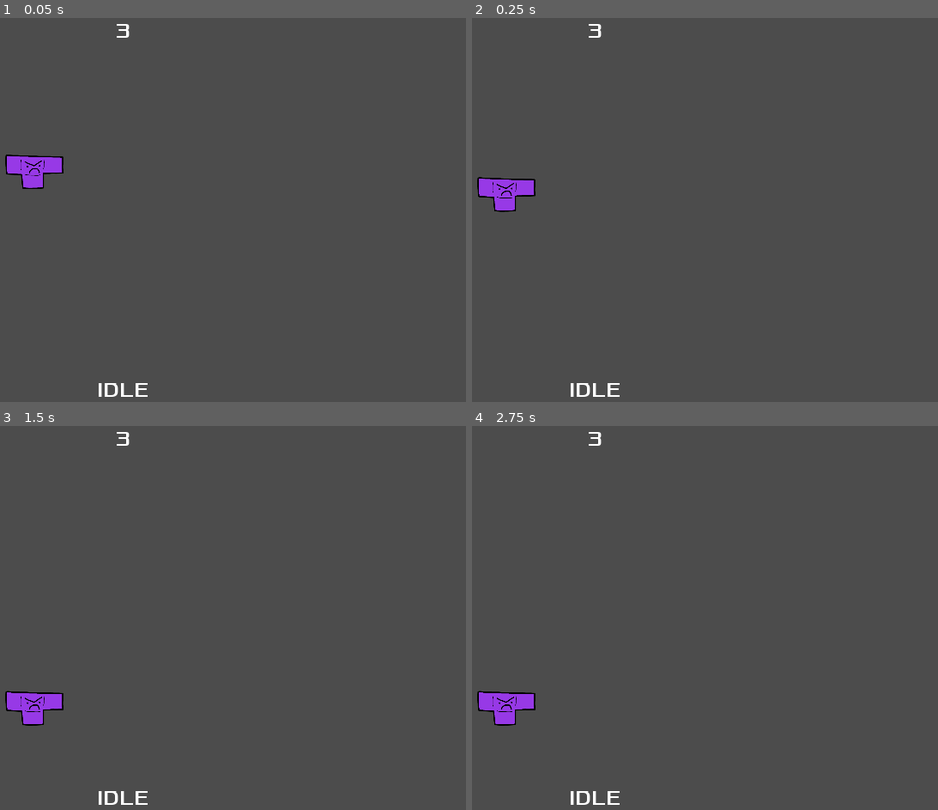
Above: before the commit, frames 1-4 (two rows, left to right).
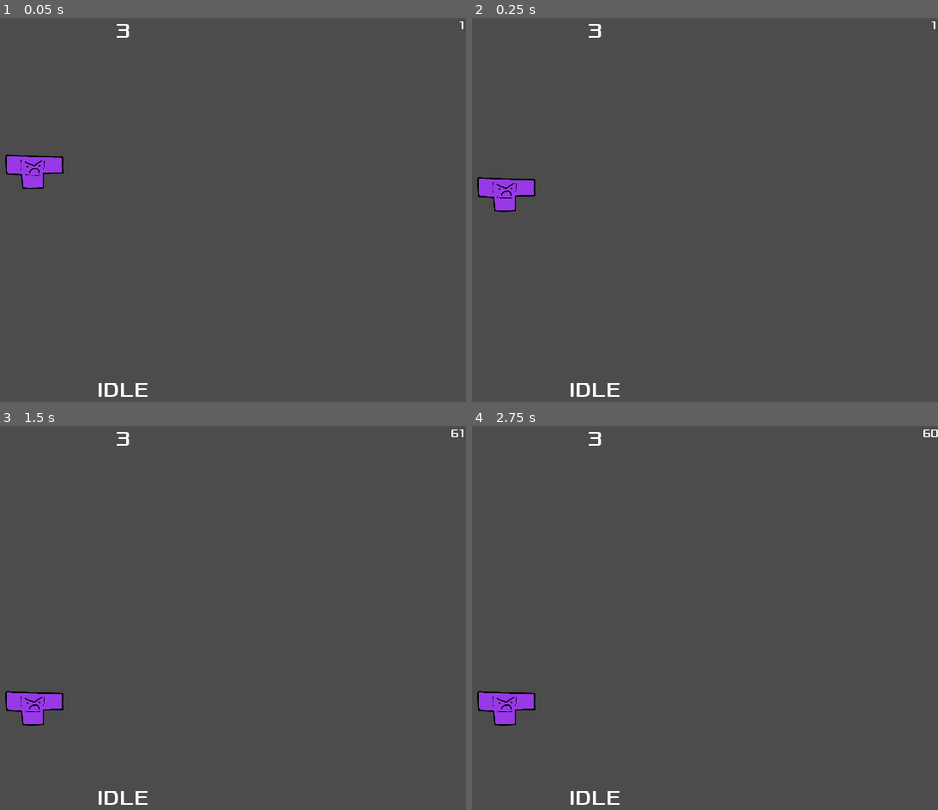
Above: after the commit, the same moments.

Repository: JustinShetty/TetrisFighterZ
Game: Godot game, scene res://Main.tscn
Same seed, same stepped clock (60 frames per second), same inputs: the game is played once before the commit and once after it.
Inputs:
- Up to frame 1 (0.05 s): no input
- Up to frame 2 (0.25 s): no input
- Up to frame 3 (1.5 s): tap Enter at 1.25 s
- Up to frame 4 (2.75 s): tap Space at 2 s

The runs differ from the first frame. In frame 1, less than 0.1% of the frame differs, in the area x 98-100%, y 0-3%; in frame 2, less than 0.1%; in frame 3, less than 0.1%; in frame 4, less than 0.1%, in the area x 96-100%, y 0-3%.

Commit message:
buffer inputs at constant 60Hz

Diff:
--- a/Player.gd
+++ b/Player.gd
@@ -7,11 +7,11 @@
 const JUMP_IMPULSE = 1000
 const GRAVITY = 2000
 
-var LR_BUFFER_SIZE = 4
+var LR_BUFFER_SIZE = 3
 var x_buffer = []
 const SPEED = 350
 const DASH_SPEED = 700
-const HARD_INP_THRESHOLD = 0.6
+const HARD_INP_THRESHOLD = 0.7
 
 enum ms{IDLE, WALK, DASH}
 var move_state = ms.IDLE
@@ -48,8 +48,9 @@
 	elif event.is_action_pressed('punch'):
 		print('punch')
 
+var input_vector = Vector2.ZERO
+
 func process_input():
-	var input_vector = Vector2.ZERO
 	input_vector.x = Input.get_action_strength('move_right') - Input.get_action_strength('move_left')
 	input_vector.y = Input.get_action_strength('move_down') # - Input.get_action_strength('move_up')
 
@@ -85,11 +86,10 @@
 	emit_signal('updated_move_state')
 	return input_vector
 
+func _physics_process(_delta):
+	process_input()
 
 func _process(delta):
-	print(delta)
-	var input_vector = process_input()
-
 	if move_state == ms.DASH:
 		velocity.x = input_vector.normalized().x * DASH_SPEED
 	elif move_state == ms.WALK:
--- a/UserInterface.gd
+++ b/UserInterface.gd
@@ -16,4 +16,4 @@
 	pause_overlay.visible = value
 
 func _process(_delta) -> void:
-	pass
+	$FpsLabel.text = str(Engine.get_frames_per_second())
--- a/UserInterface.tscn
+++ b/UserInterface.tscn
@@ -9,6 +9,10 @@
 
 [sub_resource type="DynamicFont" id=2]
 size = 59
+font_data = ExtResource( 1 )
+
+[sub_resource type="DynamicFont" id=3]
+size = 32
 font_data = ExtResource( 1 )
 
 [node name="UserInterface" type="Control"]
@@ -69,3 +73,15 @@
 __meta__ = {
 "_edit_use_anchors_": false
 }
+
+[node name="FpsLabel" type="Label" parent="."]
+anchor_left = 1.0
+anchor_right = 1.0
+margin_left = -534.0
+margin_bottom = 78.0
+custom_fonts/font = SubResource( 3 )
+text = "PLACEHOLDER"
+align = 2
+__meta__ = {
+"_edit_use_anchors_": false
+}
Not shown: 1 places in UserInterface.tscn that only renumber resources
